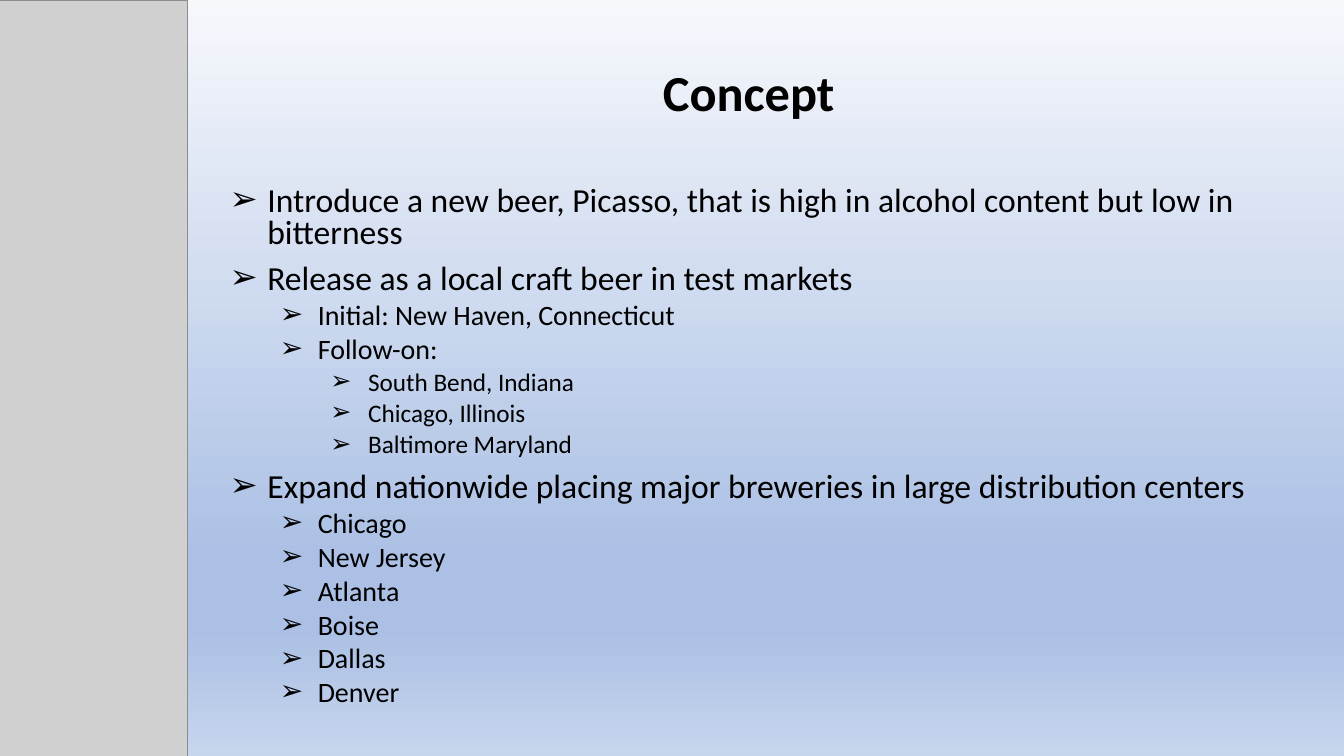
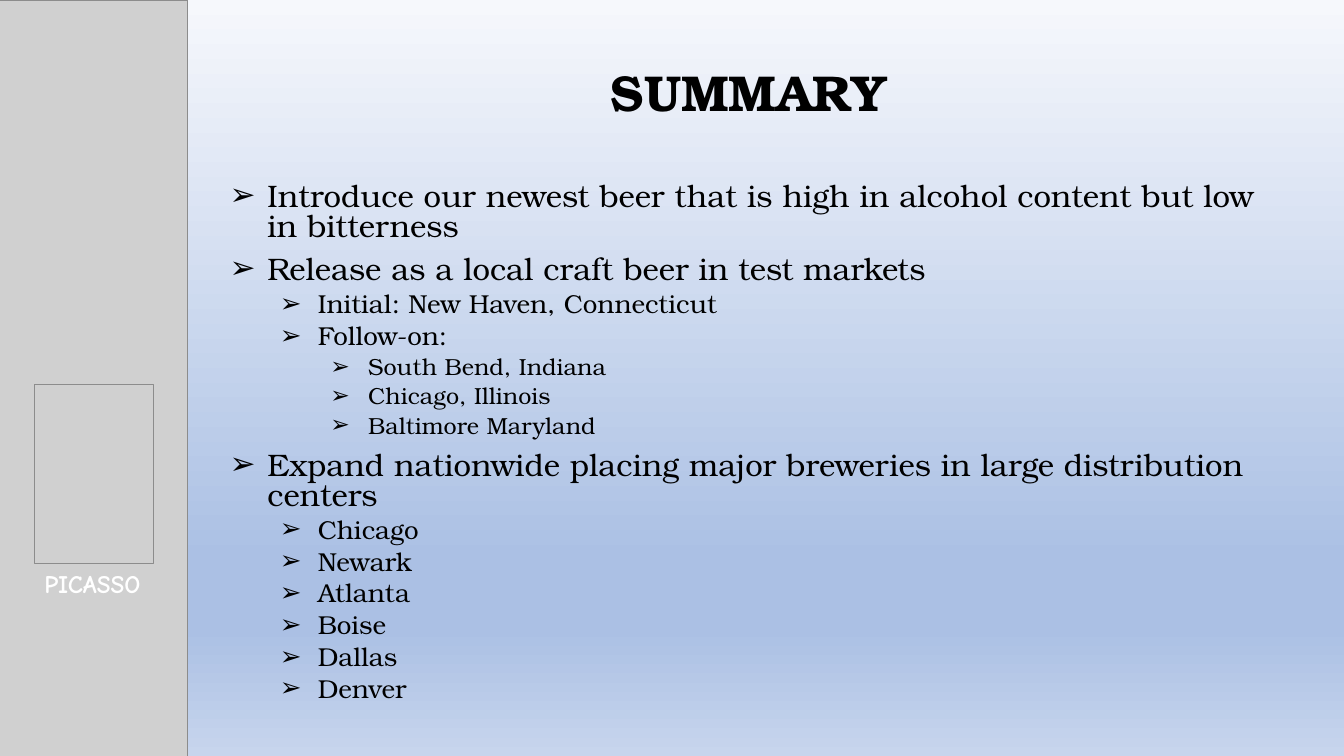
Before and after one commit to kjurekSMU/6306_JKT_Case_Study_1, a slide deck: slide 8 of Beer_Expansion_Project.pptx (slide 2 before the commit). Drawn at 1344x756 pixels with LibreOffice and Linux fonts; fonts in the diff are those of the drawing; grey boxes stand for pictures. Boxes give left, top, right and bottom in pixels: in the first picture for what was removed or moved away, otherwise in the second. Text is boxed around its words. In the diff, an @@ line names an element or a change of style, - is before the commit and + after.

Commit message:
Added: 1. KJurek_Case_Study_1.html 2. KJurek_Case_Study_1.Rmd 3. Ages.xlsx Updated: 1. Beer_Expansion_Project.pptx

```diff
--- a/Beer_Expansion_Project.pptx
+++ b/Beer_Expansion_Project.pptx
@@ title at box(611, 76, 887, 112): text changed; font Calibri to TeX Gyre Bonum @@
-Concept
+SUMMARY
@@ subtitle at box(267, 184, 1253, 238): text changed; size 24 to 22.2 pt; font Calibri to TeX Gyre Bonum @@
-➢ Introduce a new beer, Picasso, that is high in alcohol content but low in bitterness
+➢ Introduce our newest beer that is high in alcohol content but low in bitterness
@@ subtitle at box(267, 257, 1243, 699): size 24 to 22.2 pt in "Release as a local craft beer in ...", "Expand nationwide placing major breweries in large ..."; font Calibri to TeX Gyre Bonum in "Release as a local craft beer in ...", "Initial: New Haven, Connecticut", "Follow-on:", "South Bend, Indiana" and 8 more places; size 20 to 18.5 pt in "Initial: New Haven, Connecticut", "Follow-on:", "Chicago", "Atlanta" and 3 more places; size 18 to 16.6 pt in "South Bend, Indiana", "Chicago, Illinois", "Baltimore Maryland" @@
@@ picture added at box(34, 385, 153, 564) @@
@@ subtitle at box(318, 552, 412, 572): text changed; size 20 to 18.5 pt; font Calibri to TeX Gyre Bonum @@
-  ➢ New Jersey
+  ➢ Newark
@@ text added at box(44, 576, 140, 593), 18 pt, text #FFFFFF, bold @@
+PICASSO
```
Also in this commit, not shown: 4 other slides changed, 4 slides added, 1 slide removed, 3 other files.
